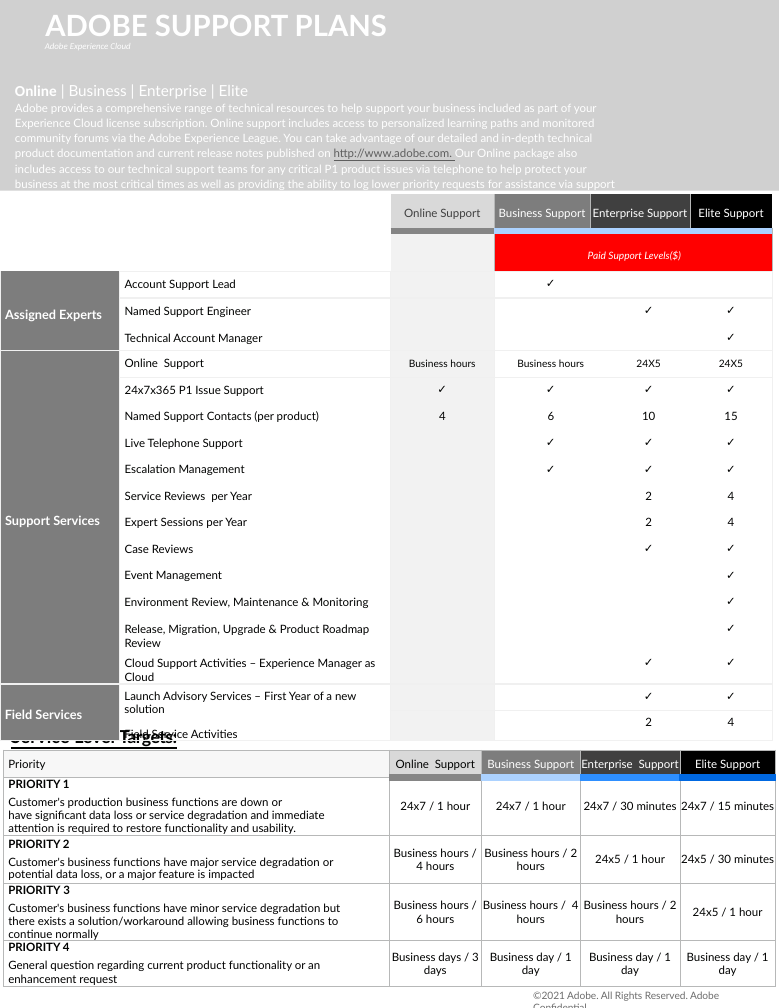
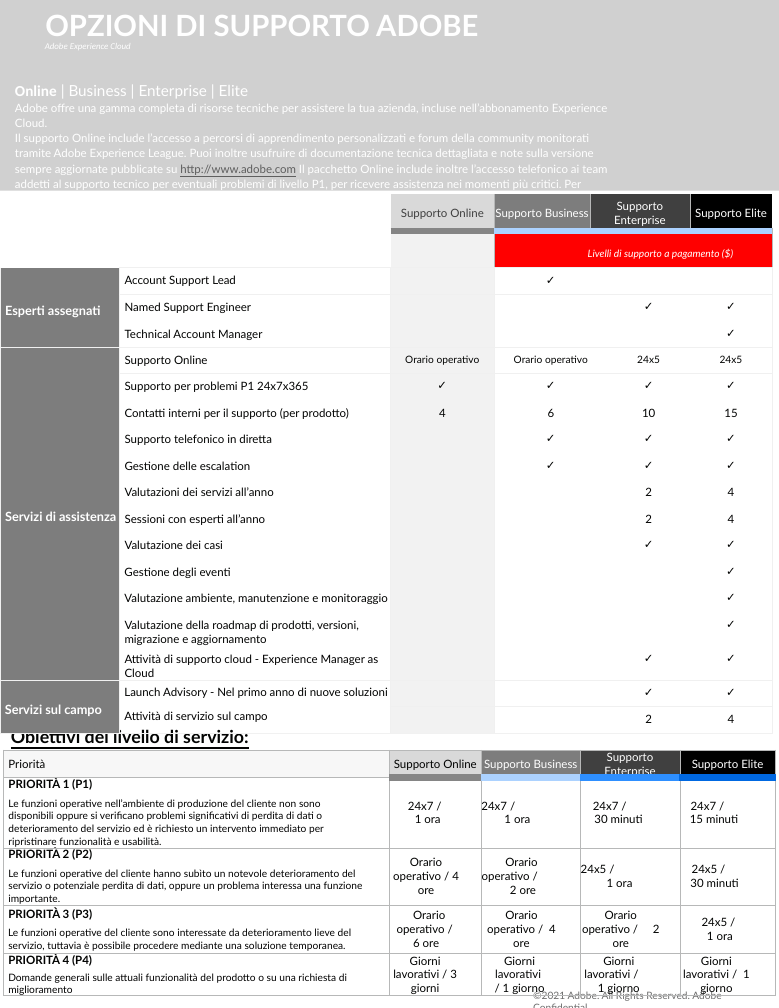
Before and after one commit to AdobeDocs/support-resources.it-IT, a slide deck: slide 1 of help/data-sheets/assets/OnlineSupportDatasheet.pptx. Drawn at 779x1008 pixels with LibreOffice and Linux fonts; fonts in the diff are those of the drawing; grey boxes stand for pictures; background and template pictures are left out. Boxes give left, top, right and bottom in pixels: in the first picture for what was removed or moved away, otherwise in the second. Text is boxed around its words. In the diff, an @@ line names an element or a change of style, - is before the commit and + after.

```diff
--- a/help/data-sheets/assets/OnlineSupportDatasheet.pptx
+++ b/help/data-sheets/assets/OnlineSupportDatasheet.pptx
@@ title at (45, 15, 478, 36): text changed @@
-ADOBE SUPPORT PLANS
+OPZIONI DI SUPPORTO ADOBE
@@ text at (15, 85, 608, 190): text changed @@
-Online | Business | Enterprise | Elite
-Adobe provides a comprehensive range of technical resources to help support your business included as part of your Experience Cloud license subscription. Online support includes access to personalized learning paths and monitored community forums via the Adobe Experience League. You can take advantage of our detailed and in-depth technical product documentation and current release notes published on http://www.adobe.com. Our Online package also includes access to our technical support teams for any critical P1 product issues via telephone to help protect your business at the most critical times as well as providing the ability to log lower priority requests for assistance via support web portal.
+Online | Business | Enterprise | Elite
+Adobe offre una gamma completa di risorse tecniche per assistere la tua azienda, incluse nell’abbonamento Experience Cloud.
+Il supporto Online include l’accesso a percorsi di apprendimento personalizzati e forum della community monitorati tramite Adobe Experience League. Puoi inoltre usufruire di documentazione tecnica dettagliata e note sulla versione sempre aggiornate pubblicate su http://www.adobe.com Il pacchetto Online include inoltre l’accesso telefonico ai team addetti al supporto tecnico per eventuali problemi di livello P1, per ricevere assistenza nei momenti più critici. Per problemi di minore criticità, è possibile inviare richieste
+di supporto tramite il portale web.
@@ table at (0, 194, 772, 727) @@
-row 1:  |  | Online Support | Business Support | Enterprise Support |  | Elite Support
+row 1:  |  | Supporto Online | Supporto Business | Supporto Enterprise |  | Supporto Elite
-row 2, column 4: Paid Support Levels($)
+row 2, column 4: Livelli di supporto a pagamento ($)
-row 3, column 1: Assigned Experts
+row 3, column 1: Esperti assegnati
-row 6: Support Services | Online Support | Business hours | Business hours |  | 24X5 | 24X5
+row 6: Servizi di assistenza | Supporto Online | Orario operativo | Orario operativo |  | 24x5 | 24x5
-row 7, column 2: 24x7x365 P1 Issue Support
+row 7, column 2: Supporto per problemi P1 24x7x365
-row 8, column 2: Named Support Contacts (per product)
+row 8, column 2: Contatti interni per il supporto (per prodotto)
-row 9, column 2: Live Telephone Support
+row 9, column 2: Supporto telefonico in diretta
-row 10, column 2: Escalation Management
+row 10, column 2: Gestione delle escalation
-row 11, column 2: Service Reviews per Year
+row 11, column 2: Valutazioni dei servizi all’anno
-row 12, column 2: Expert Sessions per Year
+row 12, column 2: Sessioni con esperti all’anno
-row 13, column 2: Case Reviews
+row 13, column 2: Valutazione dei casi
-row 14, column 2: Event Management
+row 14, column 2: Gestione degli eventi
-row 15, column 2: Environment Review, Maintenance & Monitoring
+row 15, column 2: Valutazione ambiente, manutenzione e monitoraggio
-row 16, column 2: Release, Migration, Upgrade & Product Roadmap Review
+row 16, column 2: Valutazione della roadmap di prodotti, versioni, migrazione e aggiornamento
-row 17, column 2: Cloud Support Activities – Experience Manager as Cloud
+row 17, column 2: Attività di supporto cloud - Experience Manager as Cloud
-row 18, column 1: Field Services
+row 18, column 1: Servizi sul campo
-row 18, column 2: Launch Advisory Services – First Year of a new solution / Field Service Activities
+row 18, column 2: Launch Advisory - Nel primo anno di nuove soluzioni / Attività di servizio sul campo
@@ text at (11, 728, 249, 768): text changed @@
-Service Level Targets: Initial Response
+Obiettivi del livello di servizio: risposta iniziale
@@ table at (4, 750, 775, 999) @@
-row 1: Priority | Online Support | Business Support | Enterprise Support | Elite Support
+row 1: Priorità | Supporto Online | Supporto Business | Supporto Enterprise | Supporto Elite
-row 2: PRIORITY 1 / Customer's production business functions are down or have significant data loss or service degradation and immediate attention is required to restore functionality and usability. | 24x7 / 1 hour | 24x7 / 1 hour | 24x7 / 30 minutes | 24x7 / 15 minutes
+row 2: PRIORITÀ 1 (P1) / Le funzioni operative nell’ambiente di produzione del cliente non sono disponibili oppure si verificano problemi significativi di perdita di dati o deterioramento del servizio ed è richiesto un intervento immediato per ripristinare funzionalità e usabilità. | 24x7 / 1 ora | 24x7 / 1 ora | 24x7 / 30 minuti | 24x7 / 15 minuti
-row 3: PRIORITY 2 / Customer's business functions have major service degradation or potential data loss, or a major feature is impacted | Business hours / 4 hours | Business hours / 2 hours | 24x5 / 1 hour | 24x5 / 30 minutes
+row 3: PRIORITÀ 2 (P2) / Le funzioni operative del cliente hanno subìto un notevole deterioramento del servizio o potenziale perdita di dati, oppure un problema interessa una funzione importante. | Orario operativo / 4 ore | Orario operativo / 2 ore | 24x5 / 1 ora | 24x5 / 30 minuti
-row 4: PRIORITY 3 / Customer's business functions have minor service degradation but there exists a solution/workaround allowing business functions to continue normally | Business hours / 6 hours | Business hours / 4 hours | Business hours / 2 hours | 24x5 / 1 hour
+row 4: PRIORITÀ 3 (P3) / Le funzioni operative del cliente sono interessate da deterioramento lieve del servizio, tuttavia è possibile procedere mediante una soluzione temporanea. | Orario operativo / 6 ore | Orario operativo / 4 ore | Orario operativo / 2 ore | 24x5 / 1 ora
-row 5: PRIORITY 4 / General question regarding current product functionality or an enhancement request | Business days / 3 days | Business day / 1 day | Business day / 1 day | Business day / 1 day
+row 5: PRIORITÀ 4 (P4) / Domande generali sulle attuali funzionalità del prodotto o su una richiesta di miglioramento | Giorni lavorativi / 3 giorni | Giorni lavorativi / 1 giorno | Giorni lavorativi / 1 giorno | Giorni lavorativi / 1 giorno
@@ text "©2021 Adobe. All Rights Reserved. ..." at (533, 990, 721, 1001): letter spacing -0.1 to 0 pt @@
```
Also in this commit, not shown: 2 other slides changed, 7 other files.
